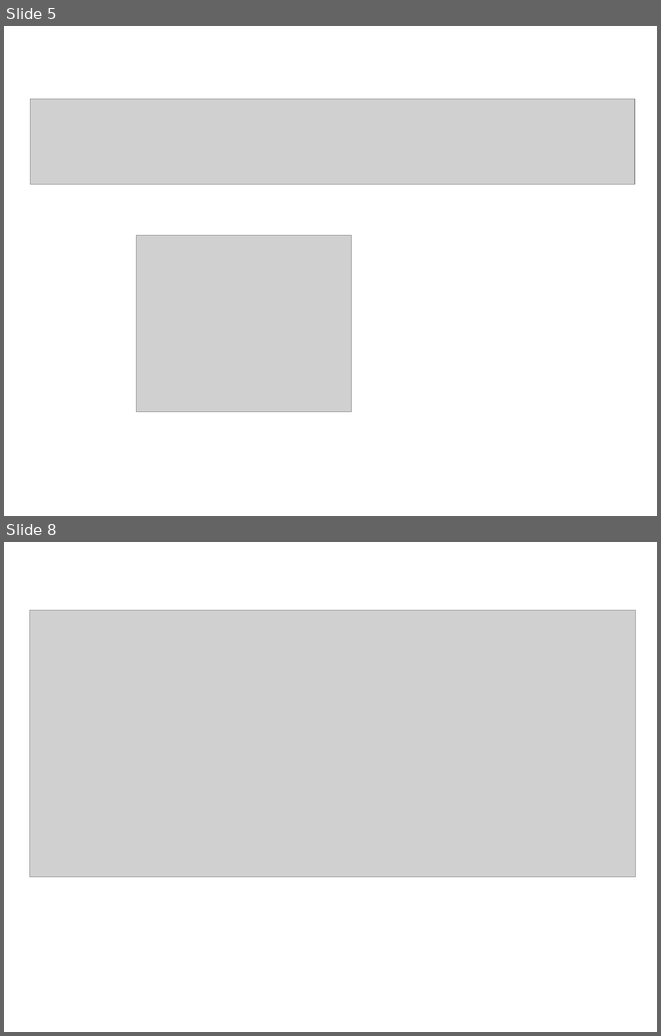
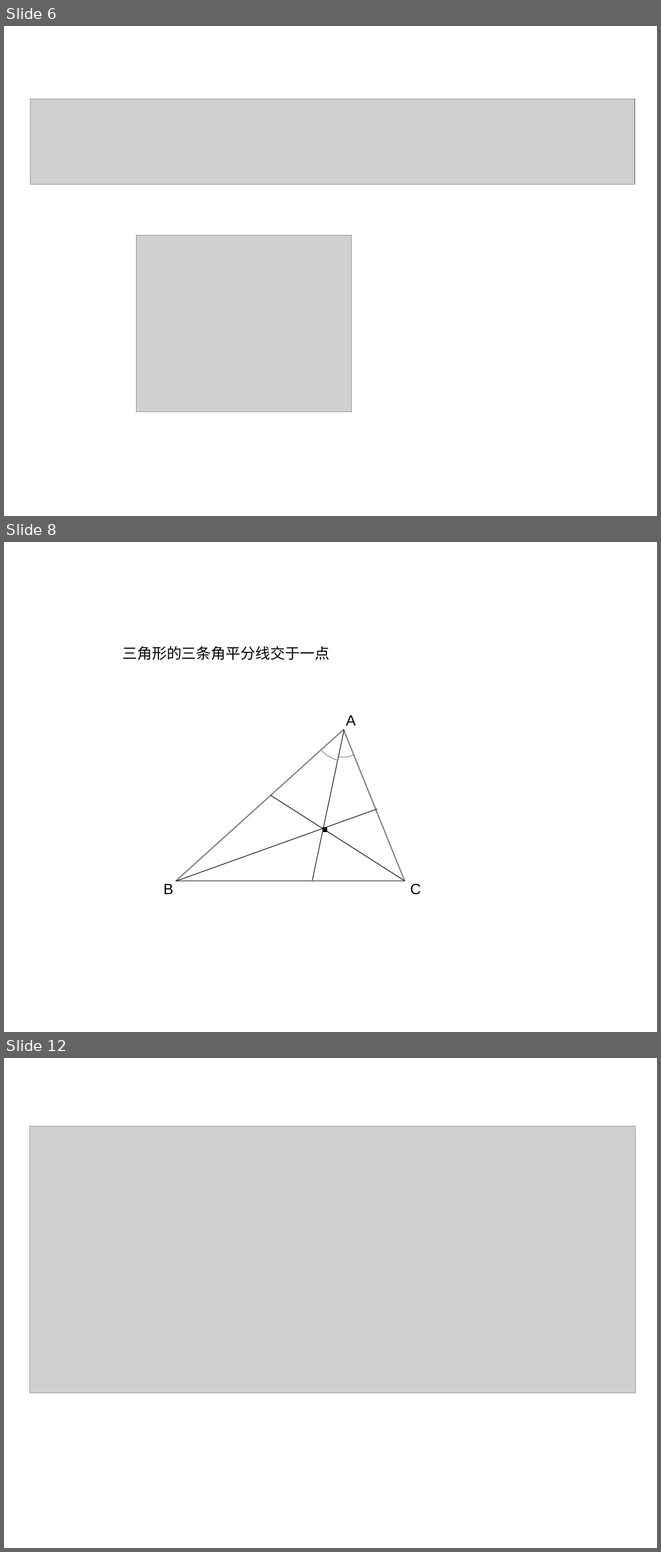
Before and after one commit to ericzhang/english-math, a slide deck: math/grade-7-下/7下数学北师大版-unit-4-三角形.ppt. Shown one above the other, each under a label of ours: slides 5 and 8 before the commit, slides 6, 8 and 12 after it; the slides between them are not shown. The pictures are 661x1036 and 661x1552 pixels, drawn with LibreOffice and Linux fonts; fonts in the diff are those of the drawing; grey boxes stand for pictures. Boxes give left, top, right and bottom in pixels: in the first picture for what was removed or moved away, otherwise in the second. Text is boxed around its words. In the diff, an @@ line names an element or a change of style, - is before the commit and + after.

```diff
--- a/math/grade-7-下/7下数学北师大版-unit-4-三角形.ppt
+++ b/math/grade-7-下/7下数学北师大版-unit-4-三角形.ppt
@@ slide 8 added at (4,542,657,1032), background #FFFFFF @@
@@ text added at (122,646,329,660), 18 pt, text #000000 @@
+三角形的三条角平分线交于一点
@@ text added at (346,715,356,725), 18 pt, text #000000 @@
+A
@@ triangle added at (176,729,405,880), fill #FFFFFF, outline #808080 1.45 pt @@
@@ line added from (344, 729) to (312, 880), #000000 0.74 pt @@
@@ freeform shape added at (322,751,338,760), outline #808080 0.74 pt @@
@@ freeform shape added at (339,755,355,757), outline #808080 0.74 pt @@
@@ line added from (405, 881) to (271, 795), #000000 0.74 pt @@
@@ line added from (176, 881) to (377, 809), #000000 0.74 pt @@
@@ text added at (315,800,335,843), 40 pt, text #000000, bold @@
+.
@@ text added at (164,883,174,894), 18 pt, text #000000 @@
+B
@@ text added at (410,883,421,894), 18 pt, text #000000 @@
+C
@@ what was slide 5 is now slide 6 @@
@@ what was slide 8 is now slide 12 @@
```
Also in this commit, not shown: 4 slides changed, 3 other slides added, 1 other file.
